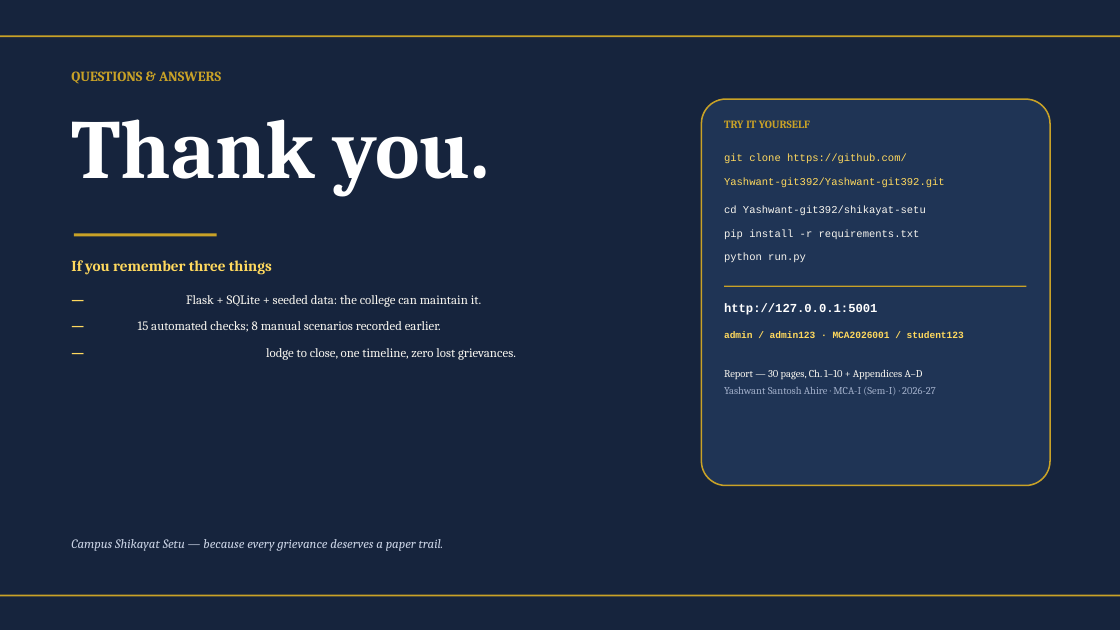
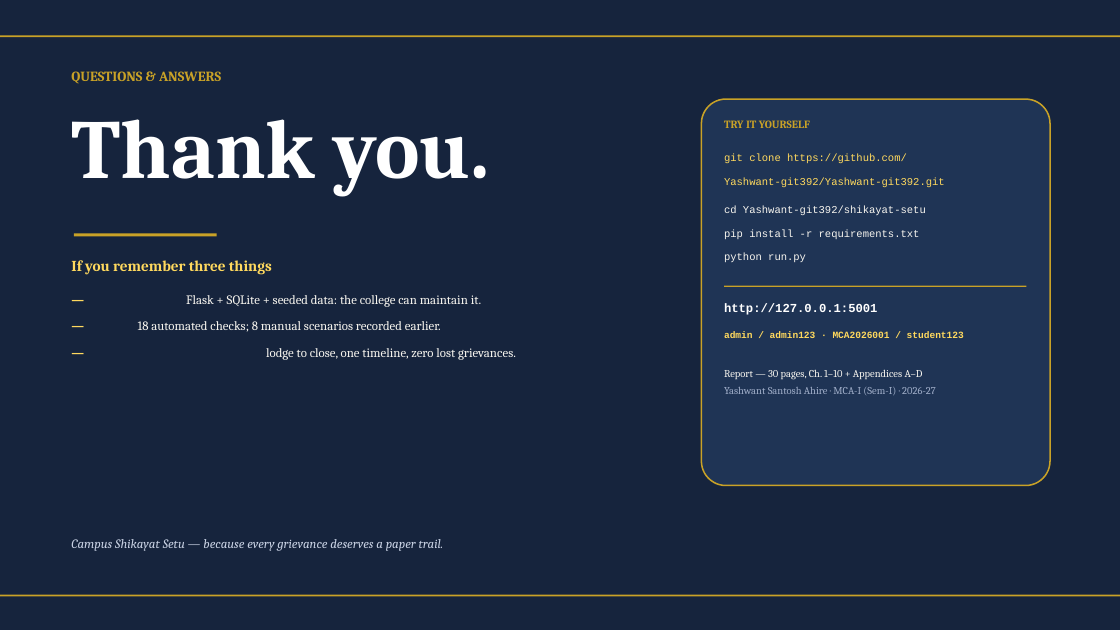
Before and after one commit to Yashwant-git392/Yashwant-git392, a slide deck: slide 16 of shikayat-setu/presentation/CampusShikayatSetu_MCA-Mini-Project_Review.pptx. Drawn at 1120x630 pixels with LibreOffice and Linux fonts; fonts in the diff are those of the drawing. Boxes give left, top, right and bottom in pixels: in the first picture for what was removed or moved away, otherwise in the second. Text is boxed around its words. In the diff, an @@ line names an element or a change of style, - is before the commit and + after.

```diff
--- a/shikayat-setu/presentation/CampusShikayatSetu_MCA-Mini-Project_Review.pptx
+++ b/shikayat-setu/presentation/CampusShikayatSetu_MCA-Mini-Project_Review.pptx
@@ text at (138,321,441,332): text changed @@
-— Tests — 15 automated checks; 8 manual scenarios recorded earlier.
+— Tests — 18 automated checks; 8 manual scenarios recorded earlier.
```
Also in this commit, not shown: 4 other slides changed, 15 other files.
